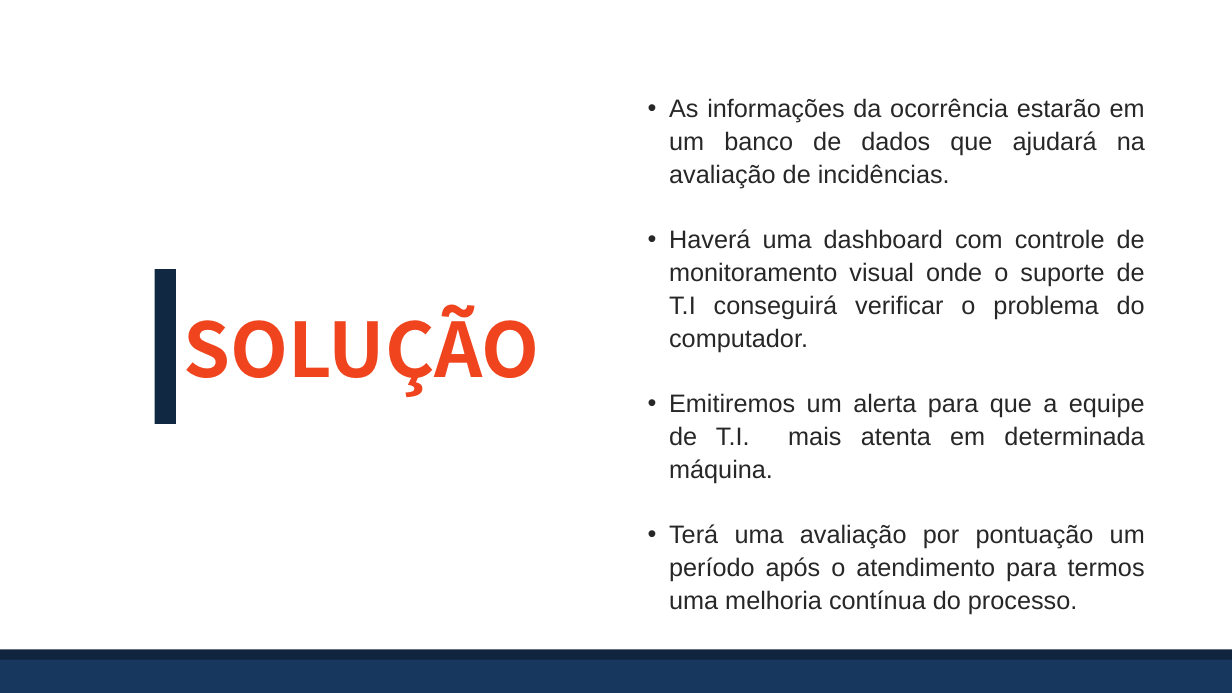
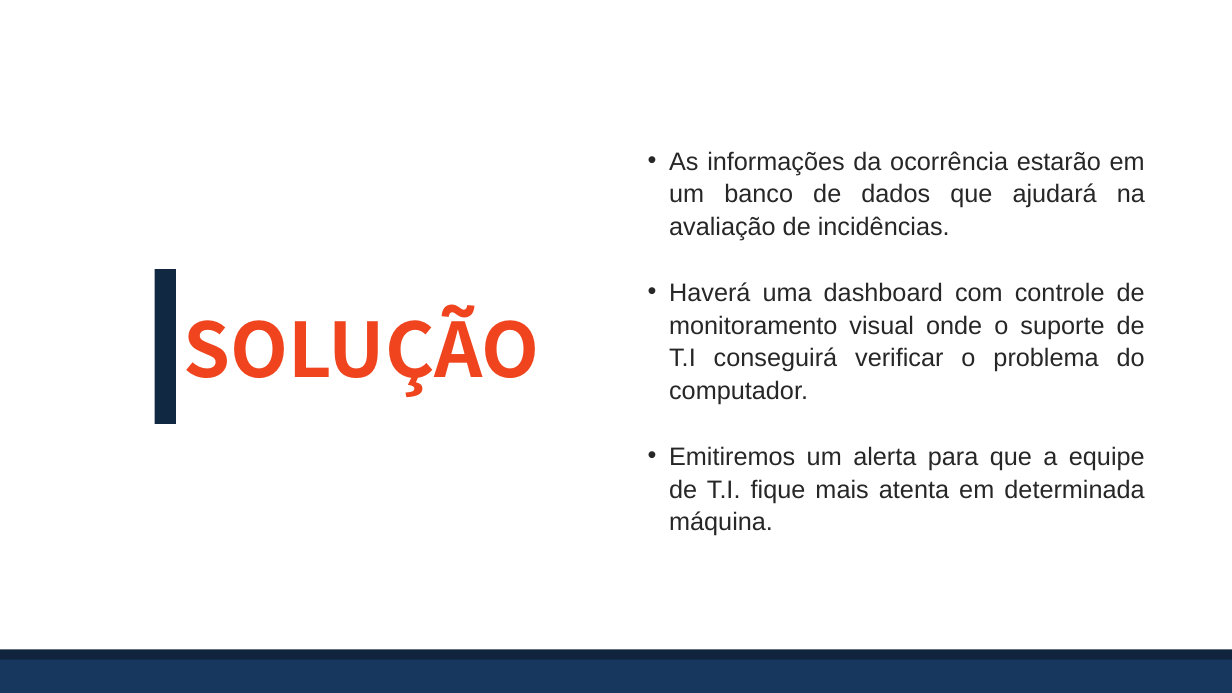
Before and after one commit to BandTec/grupo-05-adsa-20201, a slide deck: slide 5 of SuperVisorPower.pptx. Drawn at 1232x693 pixels with LibreOffice and Linux fonts; fonts in the diff are those of the drawing. Boxes give left, top, right and bottom in pixels: in the first picture for what was removed or moved away, otherwise in the second. Text is boxed around its words. In the diff, an @@ line names an element or a change of style, - is before the commit and + after.

```diff
--- a/SuperVisorPower.pptx
+++ b/SuperVisorPower.pptx
@@ text "As informações da ocorrência estarão ..." moved from (x1=669, y1=98, x2=1145, y2=615) to (x1=669, y1=151, x2=1145, y2=536) @@
@@ text at (x1=669, y1=446, x2=1145, y2=536): text changed @@
-  • Emitiremos um alerta para que a equipe de T.I. mais atenta em determinada máquina.
-  • Terá uma avaliação por pontuação um período após o atendimento para termos uma melhoria contínua do processo.
+  • Emitiremos um alerta para que a equipe de T.I. fique mais atenta em determinada máquina.
```
Also in this commit, not shown: 3 other slides changed, 36 other files.
